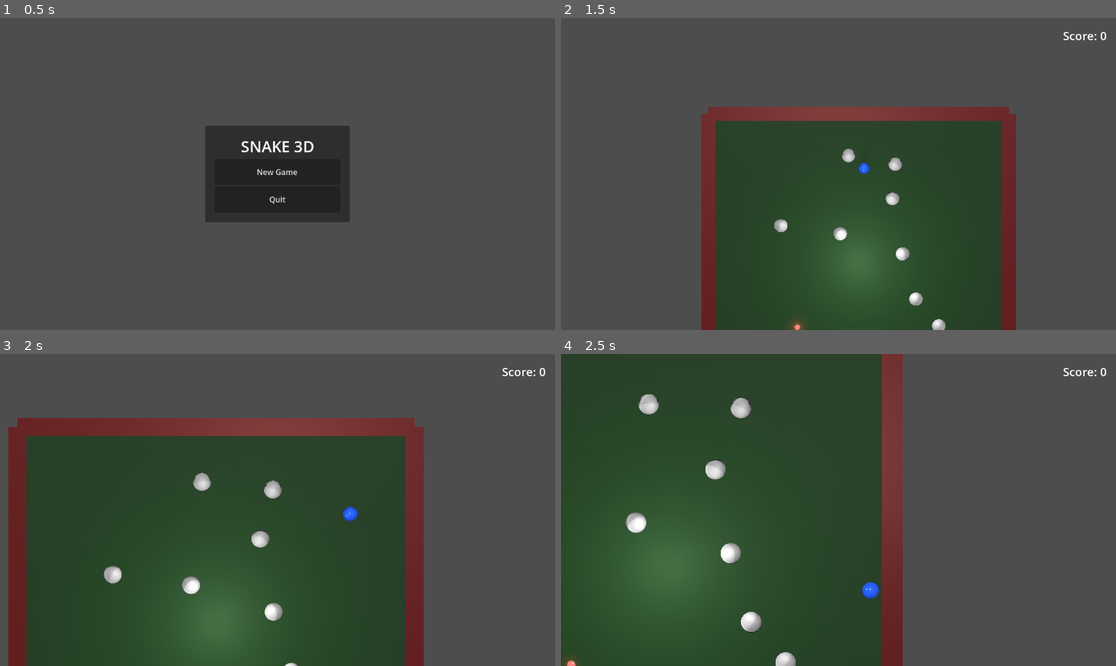
Above: before the commit, frames 1-4 (two rows, left to right).
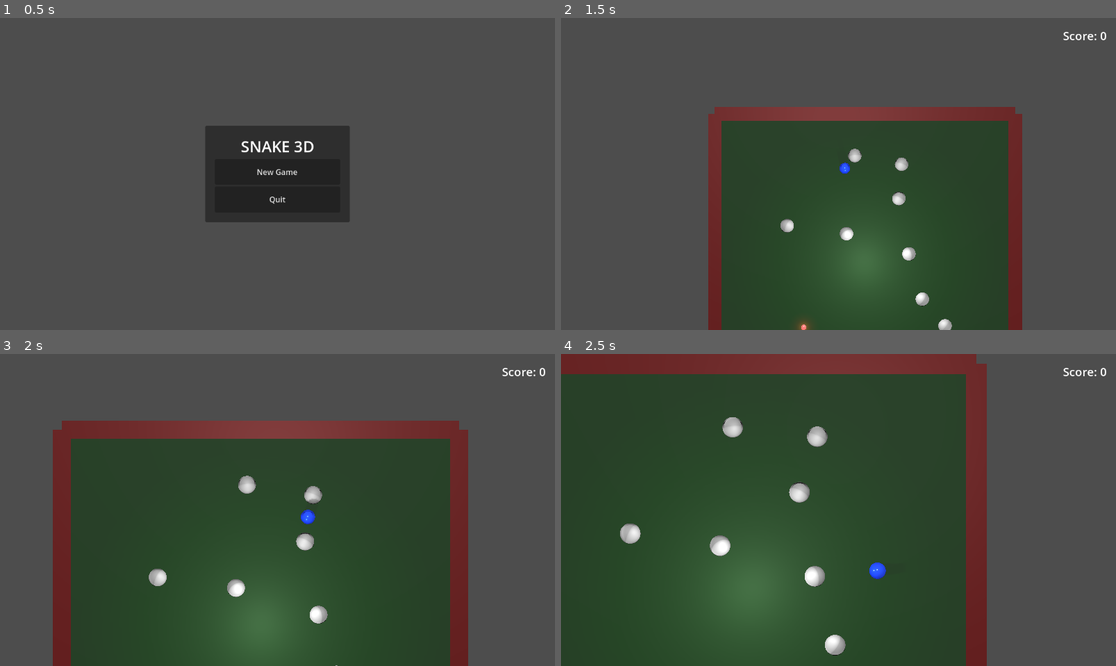
Above: after the commit, the same moments.

Repository: bluehexagons/snakeproject
Game: Godot game, scene res://scenes/main_menu.tscn
Same seed, same stepped clock (60 frames per second), same inputs: the game is played once before the commit and once after it.
Inputs:
- Up to frame 1 (0.5 s): no input
- Up to frame 2 (1.5 s): click "New Game" at 0.5 s; hold D (move_right) from 1.28 s (still down)
- Up to frame 3 (2 s): keep holding D (move_right)
- Up to frame 4 (2.5 s): release D (move_right) at 2.03 s; hold S (move_down) from 2.03 s (still down)

Frame 1 is identical in both runs. In frame 2, 4.3% of the frame differs, in the area x 25-84%, y 28-100%; in frame 3, 20%; in frame 4, 27%, in the area x 0-77%, y 0-100%.

Commit message:
(AI) More refactoring

Diff:
--- a/scripts/physics_constants.gd
+++ b/scripts/physics_constants.gd
@@ -1,5 +1,19 @@
 extends Node
 
-const GRAVITY = 20.0  # Strength of gravity
-const GROUND_LEVEL = 0.0  # Y position of the ground
-const BOUNCE_DAMPENING = 0.5  # How much to reduce velocity on bounce
+const GRAVITY = 20.0
+const GROUND_LEVEL = 0.0
+const BOUNCE_DAMPENING = 0.5
+
+# Common physics constants
+const BASE_DRAG_COEFFICIENT = 0.6
+const MIN_SPEED_THRESHOLD = 0.1
+const MAX_SPEED = 40.0
+
+# Object-specific constants
+const PLAYER_DRAG = 0.8
+const ROCK_DRAG = 0.2
+const SEGMENT_DRAG = 0.4
+
+const PLAYER_MAX_SPEED = 100.0
+const ROCK_MAX_SPEED = 30.0
+const SEGMENT_MAX_SPEED = 40.0
--- a/scripts/physics_object.gd
+++ b/scripts/physics_object.gd
@@ -19,6 +19,9 @@
 var base_emission_energy: float = 0.3
 var color_change_speed: float = 5.0
 
+var drag_coefficient: float = PhysicsConstants.BASE_DRAG_COEFFICIENT
+var max_speed: float = PhysicsConstants.MAX_SPEED
+
 func _ready():
     if mesh_instance and current_material:
         mesh_instance.mesh.surface_set_material(0, current_material)
@@ -32,6 +35,8 @@
 
 func _physics_process(delta):
     apply_gravity(delta)
+    apply_drag(delta)
+    limit_speed()
     physics_pos = global_position
 
     # Update color
@@ -105,6 +110,16 @@
             if abs(velocity.y) < 0.1:
                 velocity.y = 0
 
+func apply_drag(delta: float) -> void:
+    if velocity.length_squared() > PhysicsConstants.MIN_SPEED_THRESHOLD * PhysicsConstants.MIN_SPEED_THRESHOLD:
+        velocity = velocity.lerp(Vector3.ZERO, drag_coefficient * delta)
+    elif velocity.length_squared() > 0:
+        velocity = Vector3.ZERO
+
+func limit_speed() -> void:
+    if velocity.length_squared() > max_speed * max_speed:
+        velocity = velocity.normalized() * max_speed
+
 func handle_impact(force: float) -> void:
     if !current_material or !mesh_instance:
         return
--- a/scripts/player.gd
+++ b/scripts/player.gd
@@ -1,8 +1,7 @@
 extends PhysicsObject
 
 const MAX_SPEED = 100000.0
-const ACCELERATION = 250.0  # Increased since we're using forces now
-const DRAG_COEFFICIENT = 0.6  # Increased to better resist movement
+const ACCELERATION = 50.0  # Increased since we're using forces now
 const MIN_SPEED_THRESHOLD = 0.1
 const ROTATION_SPEED = 15.0
 const SEGMENT_SCENE = preload("res://scenes/segment.tscn")
@@ -79,6 +78,8 @@
 	visual_pos = global_position
 	physics_basis = mesh_instance.basis
 	visual_basis = mesh_instance.basis
+	drag_coefficient = PhysicsConstants.PLAYER_DRAG
+	max_speed = PhysicsConstants.PLAYER_MAX_SPEED
 
 	# Store initial emission color
 	if current_material is StandardMaterial3D:
@@ -139,18 +140,9 @@
 	if not is_dead and input_dir != Vector3.ZERO:
 		has_started_moving = true
 		input_dir = input_dir.normalized()
-
-		# Apply acceleration as a force
-		var acceleration_force = input_dir * ACCELERATION * delta * input_multiplier
-		velocity += acceleration_force
-
-		# Apply drag relative to current speed
-		var speed_squared = velocity.length_squared()
-		var drag = -velocity.normalized() * speed_squared * DRAG_COEFFICIENT * delta
-		velocity += drag
-	elif not is_dead:
-		# Apply stronger drag when not inputting
-		velocity = velocity.lerp(Vector3.ZERO, DRAG_COEFFICIENT * 2.0 * delta)
+		velocity += input_dir * ACCELERATION * delta * input_multiplier
+
+	super._physics_process(delta)
 
 	# Update stuck detection
 	if has_started_moving:
--- a/scripts/rock.gd
+++ b/scripts/rock.gd
@@ -2,8 +2,8 @@
 
 const MASS = 8.0  # Increased to match collision handler
 const STATIC_FRICTION = 3.0  # Increased resistance
-const DRAG_COEFFICIENT = 0.2  # Reduced from 0.8 to prevent rapid stopping
-const MIN_VELOCITY = 0.1  # Only stop completely below this threshold
+# const DRAG_COEFFICIENT = 0.2  # Reduced from 0.8 to prevent rapid stopping
+# const MIN_VELOCITY = 0.1  # Only stop completely below this threshold
 
 const SAFE_COLOR = Color(0.7, 0.7, 0.7, 1.0)
 const DANGER_COLOR = Color(0.8, 0.2, 0.2, 1.0)
@@ -27,6 +27,8 @@
 
 func _ready():
 	super()
+	drag_coefficient = PhysicsConstants.ROCK_DRAG
+	max_speed = PhysicsConstants.ROCK_MAX_SPEED
 	target_color = SAFE_COLOR
 	current_color = SAFE_COLOR
 	base_emission = Color(0.4, 0.4, 0.4, 1.0)  # Add subtle gray emission for rocks
@@ -75,11 +77,7 @@
 	# Apply physics from parent class
 	super._physics_process(delta)
 
-	# More controlled drag for moving rocks
-	if velocity.length_squared() > MIN_VELOCITY * MIN_VELOCITY:
-		velocity = velocity.lerp(Vector3.ZERO, DRAG_COEFFICIENT * delta)
-	elif velocity.length_squared() > 0:
-		velocity = Vector3.ZERO
+	# Remove explicit drag/velocity handling as it's in parent class
 
 	var collision = move_and_collide(velocity * delta)
 	var collision_handler = get_node("/root/CollisionHandler")
--- a/scripts/segment.gd
+++ b/scripts/segment.gd
@@ -6,7 +6,6 @@
 const VELOCITY_SMOOTHING = 0.2
 const GROWTH_DURATION = 0.33
 const INITIAL_SCALE = 0.2
-const MAX_SEGMENT_SPEED = 40.0  # Reduced max speed
 const FOLLOW_STRENGTH = 0.8  # How strongly to match target's velocity
 const MIN_FOLLOW_DISTANCE = 0.1  # Distance at which to start matching velocity
 const INITIAL_SPRING_REDUCTION = 0.3  # Reduce spring force when first spawned
@@ -29,6 +28,8 @@
 
 func _ready():
 	super()
+	drag_coefficient = PhysicsConstants.SEGMENT_DRAG
+	max_speed = PhysicsConstants.SEGMENT_MAX_SPEED
 	# Set initial scale and positions
 	current_scale = INITIAL_SCALE
 	update_scale(current_scale)
@@ -156,8 +157,7 @@
 		if current_distance < adjusted_distance + MIN_FOLLOW_DISTANCE:
 			velocity = velocity.lerp(target.velocity, FOLLOW_STRENGTH * delta)
 
-	# Limit maximum speed
-	velocity = velocity.limit_length(MAX_SEGMENT_SPEED)
+	# Remove explicit speed limiting as it's handled by parent
 
 	var collision = move_and_collide(velocity * delta)
 	var collision_handler = get_node("/root/CollisionHandler")
